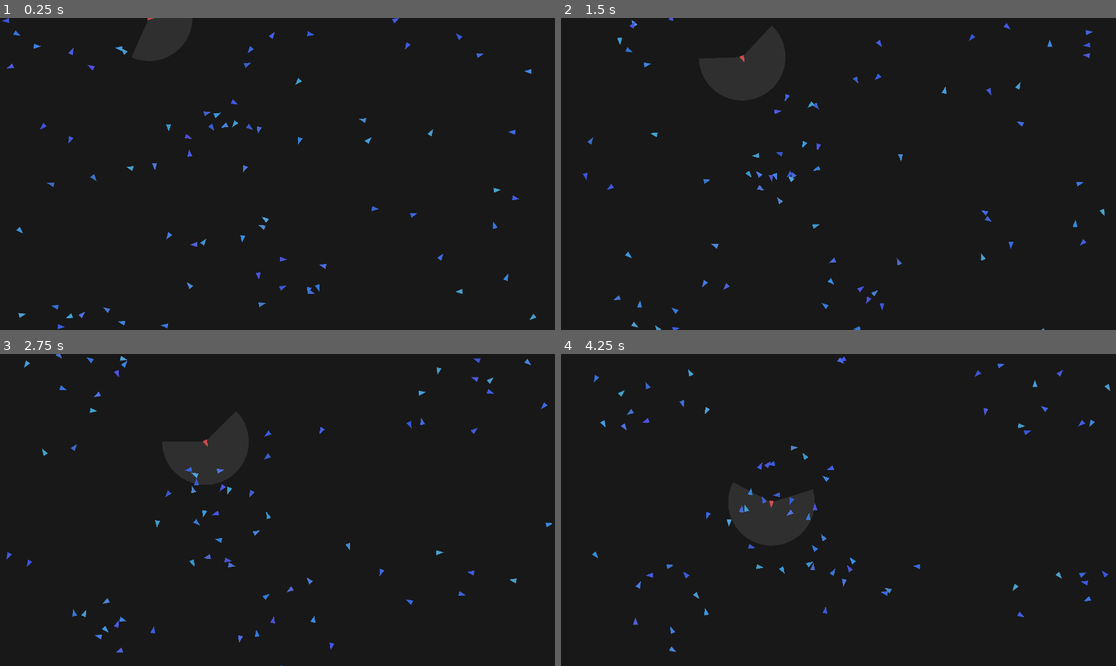
Above: before the commit, frames 1-4 (two rows, left to right).
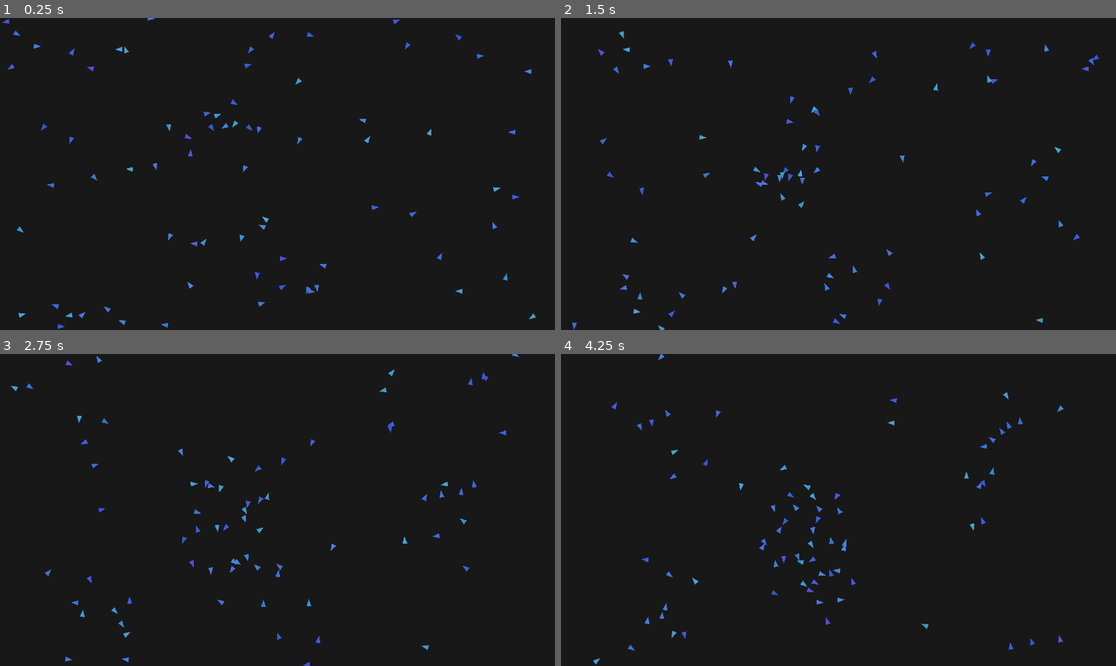
Above: after the commit, the same moments.

Repository: Indull0/BoidsSimulation
Game: Godot game, scene res://Main.tscn
Same seed, same stepped clock (60 frames per second), same inputs: the game is played once before the commit and once after it.
Inputs:
- Up to frame 1 (0.25 s): no input
- Up to frame 2 (1.5 s): no input
- Up to frame 3 (2.75 s): no input
- Up to frame 4 (4.25 s): no input

The runs differ from the first frame. In frame 1, 0.6% of the frame differs, in the area x 0-97%, y 0-100%; in frame 2, 1.6%; in frame 3, 1.7%; in frame 4, 1.8%, in the area x 5-99%, y 0-100%.

Commit message:
One massive circling group

Diff:
--- a/main.gd
+++ b/main.gd
@@ -13,7 +13,8 @@
 var turn_speed = PI / 16
 var avoidance_force = 0.15
 var localCenterRadius = 200
-var centeringUrge = 0.015
+var centeringGlobalUrge = 0.005
+var centeringLocalUrge = 0.015
 
 
 func draw_circle_arc_poly(center, radius, angle_from, angle_to, color):
@@ -52,18 +53,18 @@
 
 func _draw():
 	# Draw vision cone for specific boid
-	var speicalBoid = boids[5]
-	var from_angle = speicalBoid["angle"] - fov / 2
-	var to_angle = speicalBoid["angle"] + fov / 2
-	draw_circle_arc_poly(speicalBoid["position"], sight_radius, from_angle, to_angle, Color(1, 1, 1, 0.1))
+	#var speicalBoid = boids[5]
+	#var from_angle = speicalBoid["angle"] - fov / 2
+	#var to_angle = speicalBoid["angle"] + fov / 2
+	#draw_circle_arc_poly(speicalBoid["position"], sight_radius, from_angle, to_angle, Color(1, 1, 1, 0.1))
 
 	# Draw all boids
 	for i in range(boids.size()):
 		var boid = boids[i]
-		if i == 5:
-			draw_triangle(boid["position"], boid["angle"], radius, Color(0.8, 0.3, 0.3))
-		else:
-			draw_triangle(boid["position"], boid["angle"], radius, boid["color"])
+		#if i == 5:
+		#	draw_triangle(boid["position"], boid["angle"], radius, Color(0.8, 0.3, 0.3))
+		#else:
+		draw_triangle(boid["position"], boid["angle"], radius, boid["color"])
 
 					#if i == 5:
 						#draw_line(boid["position"], boidToCheck["position"], Color(1, 0, 0))
@@ -82,8 +83,12 @@
 		var avoid_angle = 0.0
 		var boidsInLocalRadius = 0
 		var currentBoidDirection = Vector2(cos(boid["angle"]), sin(boid["angle"]))
-		var centerOfFlock = Vector2(0.0, 0.0)
-		var angleToCenterOfFlock = 0.0
+		var centerOfLocalFlock = Vector2(0.0, 0.0)
+		var angleToCenterOfLocalFlock = 0.0
+
+		var boidsInGlobalRadius = 0
+		var centerOfGlobalFlock = Vector2(0.0, 0.0)
+		var angleToCenterOfGlobalFlock = 0.0
 
 		# Move the boid in the direction
 		boid["position"] += Vector2(cos(boid["angle"]), sin(boid["angle"])) * speed * delta
@@ -102,15 +107,19 @@
 			# Don't check self
 			if i == j:
 				continue
+			var boidToCheck = boids[j]
+
+			centerOfGlobalFlock += boidToCheck["position"]
+			boidsInGlobalRadius += 1
 
 			# Distance check
-			var boidToCheck = boids[j]
 			var distanceBetweenBoids = boid["position"].distance_to(boidToCheck["position"])
 
 			# Logic for nudging boid to the center of the flock
 			if distanceBetweenBoids < localCenterRadius:
-				centerOfFlock += boidToCheck["position"]
+				centerOfLocalFlock += boidToCheck["position"]
 				boidsInLocalRadius += 1
+
 
 				# Avoidance Logic
 				if distanceBetweenBoids < sight_radius:
@@ -118,11 +127,19 @@
 					var angleToBoid = currentBoidDirection.angle_to(vectorBetweenBoids.normalized())
 					if abs(angleToBoid) < fov / 2:
 						avoid_angle -= sign(angleToBoid) * avoidance_force * (1 - distanceBetweenBoids / 125) * (1 - angleToBoid / fov)# * (1 - distanceBetweenBoids / 125))
+
+		# Steer to local center
 		if boidsInLocalRadius > 0:
-			centerOfFlock /= boidsInLocalRadius
-			var vectorToCenterOfFlock = (centerOfFlock - boid["position"]).normalized()
-			angleToCenterOfFlock = currentBoidDirection.angle_to(vectorToCenterOfFlock)
-			boid["angle"] += angleToCenterOfFlock * centeringUrge
+			centerOfLocalFlock /= boidsInLocalRadius
+			var vectorToCenterOfLocalFlock = (centerOfLocalFlock - boid["position"]).normalized()
+			angleToCenterOfLocalFlock = currentBoidDirection.angle_to(vectorToCenterOfLocalFlock)
+			boid["angle"] += angleToCenterOfLocalFlock * centeringLocalUrge
+		# Steer to global center
+		if boidsInGlobalRadius > 0:
+			centerOfGlobalFlock /= boidsInGlobalRadius
+			var vectorToCenterOfGlobalFlock = (centerOfGlobalFlock - boid["position"]).normalized()
+			angleToCenterOfGlobalFlock = currentBoidDirection.angle_to(vectorToCenterOfGlobalFlock)
+			boid["angle"] += angleToCenterOfGlobalFlock * centeringGlobalUrge
 
 		boid["angle"] += avoid_angle * turn_speed
 
